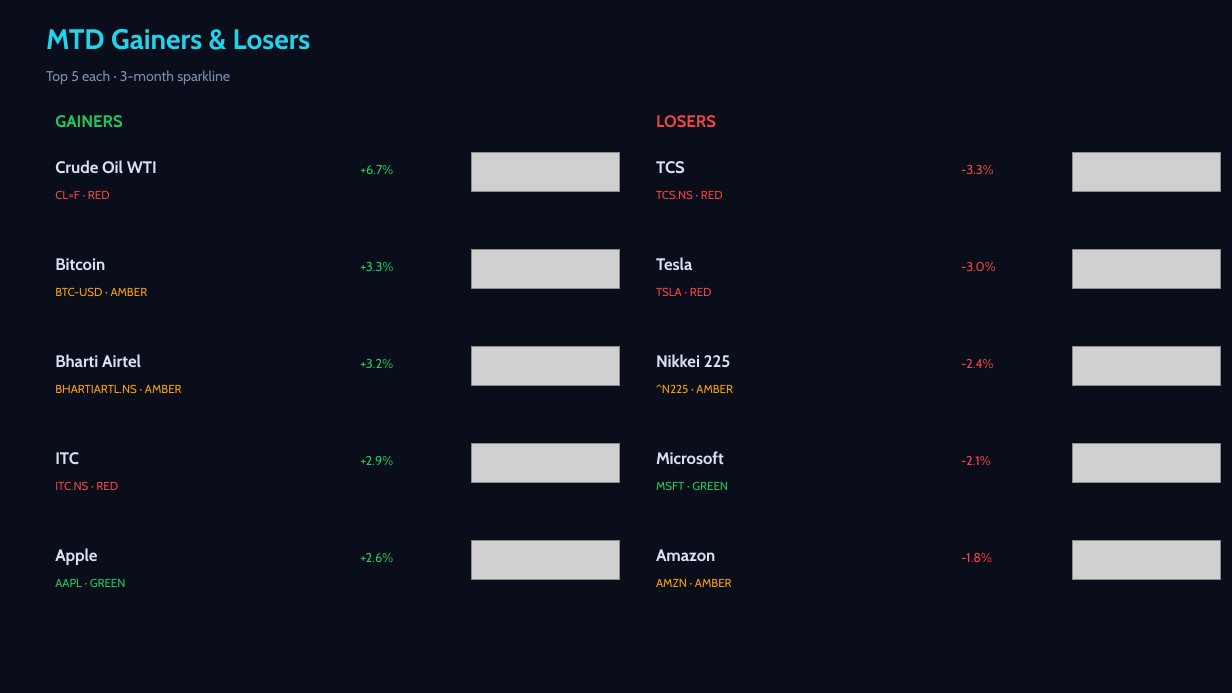
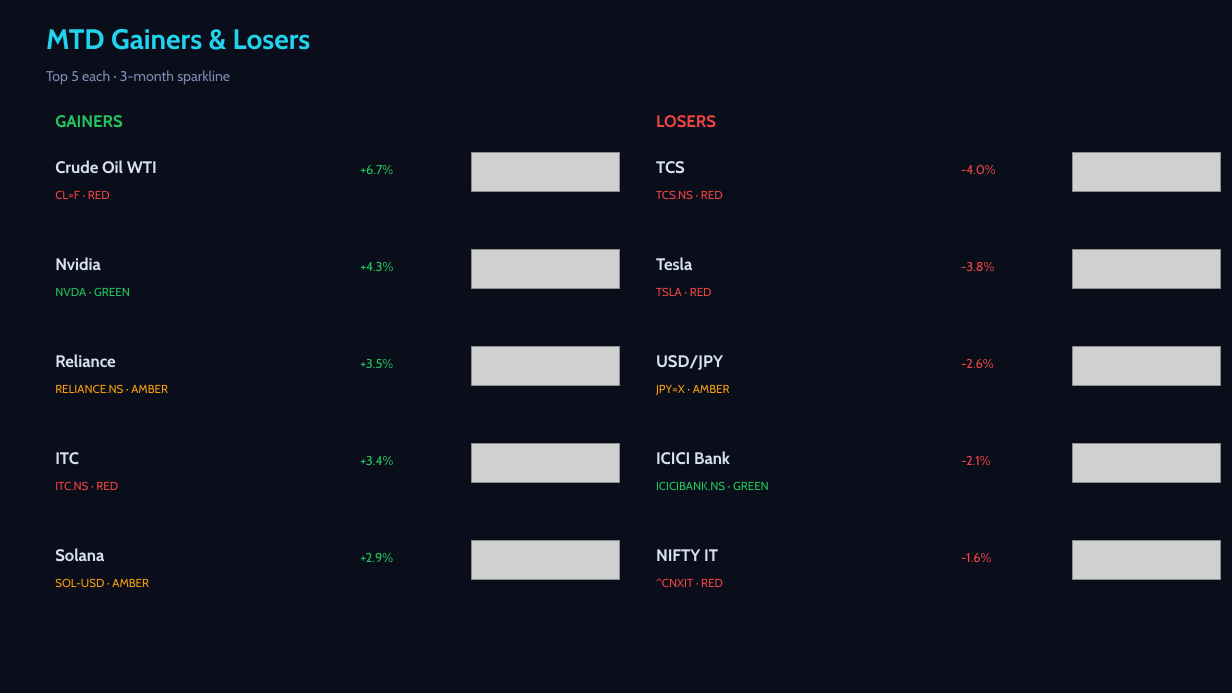
Before and after one commit to Pravkum23/pmr-terminal, a slide deck: slide 2 of docs/pmr_daily.pptx. Drawn at 1232x693 pixels with LibreOffice and Linux fonts; fonts in the diff are those of the drawing; grey boxes stand for pictures. Boxes give left, top, right and bottom in pixels: in the first picture for what was removed or moved away, otherwise in the second. Text is boxed around its words. In the diff, an @@ line names an element or a change of style, - is before the commit and + after.

```diff
--- a/docs/pmr_daily.pptx
+++ b/docs/pmr_daily.pptx
@@ text at bbox=[961, 165, 996, 174]: text changed @@
--3.3%
+-4.0%
@@ text at bbox=[55, 257, 101, 270]: text changed @@
-Bitcoin
+Nvidia
@@ text at bbox=[360, 262, 393, 271]: text changed @@
-+3.3%
++4.3%
@@ text at bbox=[961, 262, 994, 271]: text changed @@
--3.0%
+-3.8%
@@ text at bbox=[55, 288, 130, 296]: text changed; text colour #F59E0B to #22C55E @@
-BTC-USD · AMBER
+NVDA · GREEN
@@ text at bbox=[55, 354, 116, 367]: text changed @@
-Bharti Airtel
+Reliance
@@ text at bbox=[360, 359, 393, 368]: text changed @@
-+3.2%
++3.5%
@@ text at bbox=[656, 355, 723, 370]: text changed @@
-Nikkei 225
+USD/JPY
@@ text at bbox=[961, 359, 994, 368]: text changed @@
--2.4%
+-2.6%
@@ text at bbox=[55, 384, 168, 393]: text changed @@
-BHARTIARTL.NS · AMBER
+RELIANCE.NS · AMBER
@@ text at bbox=[656, 385, 730, 395]: text changed @@
-^N225 · AMBER
+JPY=X · AMBER
@@ text at bbox=[360, 456, 393, 465]: text changed @@
-+2.9%
++3.4%
@@ text at bbox=[656, 451, 730, 464]: text changed @@
-Microsoft
+ICICI Bank
@@ text at bbox=[656, 482, 769, 490]: text changed @@
-MSFT · GREEN
+ICICIBANK.NS · GREEN
@@ text at bbox=[55, 548, 104, 562]: text changed @@
-Apple
+Solana
@@ text at bbox=[360, 553, 393, 562]: text changed @@
-+2.6%
++2.9%
@@ text at bbox=[656, 549, 718, 561]: text changed @@
-Amazon
+NIFTY IT
@@ text at bbox=[961, 553, 991, 562]: text changed @@
--1.8%
+-1.6%
@@ text at bbox=[55, 578, 149, 587]: text changed; text colour #22C55E to #F59E0B @@
-AAPL · GREEN
+SOL-USD · AMBER
@@ text at bbox=[656, 578, 723, 587]: text changed; text colour #F59E0B to #EF4444 @@
-AMZN · AMBER
+^CNXIT · RED
```
Also in this commit, not shown: 3 other slides changed, 3 other files.
